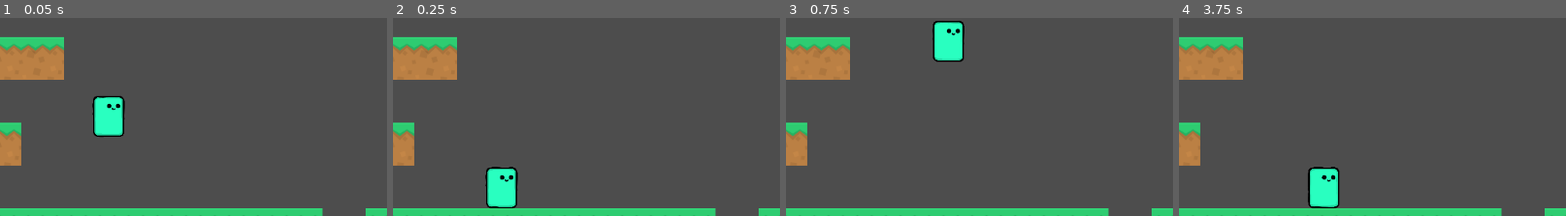
Above: before the commit, frames 1-4 (left to right).
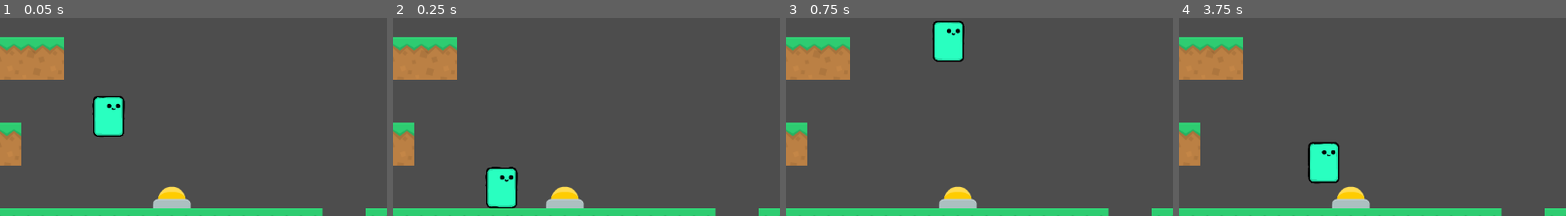
Above: after the commit, the same moments.

Repository: mikanthrop/Projektstudium_Fukurou
Game: Godot game, scene res://assets/scenes/screens/main.tscn
The game is run twice, just before and just after one commit, with the same random seed, the same clock (stepped at 60 frames per second) and the same inputs.
Inputs:
- Up to frame 1 (0.05 s): no input
- Up to frame 2 (0.25 s): no input
- Up to frame 3 (0.75 s): tap Enter at 0.5 s; hold Right (move_right) from 0.53 s (still down); hold Space (jump) from 0.53 s (still down)
- Up to frame 4 (3.75 s): release Space (jump) at 1.28 s; tap Shift (dash) at 1.35 s; tap Space (jump) at 1.52, 1.55, 1.82, 2.3, 2.85, 3.02, 3.32 s; release Right (move_right) at 2.03 s; hold D (hold) 2.03-2.78 s; hold Left (move_left) from 2.03 s (still down); hold Shift (dash) from 3.53 s (still down)
The pictures show only the part of the screen within x 8-58%, y 40-90%; the shares and areas given below are measured in that part.

The runs differ from the first frame. In frame 1, 0.8% of the frame differs, in the area x 39-50%, y 84-97%; in frame 2, 0.8%; in frame 3, 0.8%; in frame 4, 3.0%, in the area x 33-50%, y 62-97%.

Commit message:
Feat: implements bounce shrooms
bounce shrooms only work in vertical direction. currently doesn't reset jump or dash flags.

Diff:
--- /dev/null
+++ b/assets/scenes/prefabs/bounce_shroom.gd
@@ -0,0 +1,43 @@
+extends Area2D
+
+## multiplier for the movement speed of the player.
+## influences jump_height. Default ist 1.5
+@export var movement_multiplier: float = 1.5;
+## jump_direction dictates the direction of the bounce shroom by using a vector2.
+## please only use vector2 (0,-1) or (0,1). Default ist upwards
+@export var jump_direction: Vector2 = Vector2.UP
+
+
+func _on_body_entered(body):
+	## check if body entered is player (via name)
+	if (body.name == "Player"):
+		var player: Player = owner.get_node_or_null(NodePath(body.name))
+
+		if player:
+			## instantiate y coordinate of jump_velocity
+			var jump_velocity: float = calculate_jump_velocity(player)
+
+			## set player upward velocity to the jump_velocity times movement_multiplier
+			player.velocity = jump_direction * jump_velocity * movement_multiplier
+			player.move_and_slide()
+			print("player velocity bounce shroom: ", jump_direction, " * ", jump_velocity, " * ", movement_multiplier, " = ", player.velocity)
+
+
+## calculates jump_velocity based on jump_direction
+func calculate_jump_velocity(player: Player) -> float:
+	## upwards bounce
+	var jump_velocity: float;
+	if jump_direction == Vector2.UP:
+		jump_velocity = ((2.0 * player.JUMP_HEIGHT) / player.JUMP_TIME_TO_PEAK)
+		print("bounce shroom: ", jump_velocity)
+
+	## downwards bounce
+	elif jump_direction == Vector2.DOWN:
+		jump_velocity = ((2.0 * player.JUMP_HEIGHT) / player.JUMP_TIME_TO_PEAK)
+		print("bounce shroom: ", jump_velocity)
+
+	## no implemented jump_direction used
+	else:
+		push_error("jump_direction isn't a valid direction. only supports (0,-1) and (0,1).")
+		jump_velocity = 0
+	return jump_velocity
--- /dev/null
+++ b/assets/scenes/prefabs/bounce_shroom.tscn
@@ -0,0 +1,11 @@
+[gd_scene load_steps=3 format=3 uid="uid://di6xxbgxcv8wm"]
+
+[ext_resource type="Script" path="res://assets/scenes/prefabs/bounce_shroom.gd" id="1_u5hrt"]
+
+[sub_resource type="CircleShape2D" id="CircleShape2D_it6lx"]
+
+[node name="bounce_shroom" type="Area2D"]
+script = ExtResource("1_u5hrt")
+
+[node name="CollisionShape2D" type="CollisionShape2D" parent="."]
+shape = SubResource("CircleShape2D_it6lx")
--- a/assets/scenes/screens/main.tscn
+++ b/assets/scenes/screens/main.tscn
@@ -1,9 +1,10 @@
-[gd_scene load_steps=8 format=3 uid="uid://dcmj68qtvrdqr"]
+[gd_scene load_steps=9 format=3 uid="uid://dcmj68qtvrdqr"]
 
 [ext_resource type="PackedScene" uid="uid://dj1j6ywsgiml0" path="res://assets/scenes/prefabs/player.tscn" id="1_rvx31"]
 [ext_resource type="Texture2D" uid="uid://34dtkv0g1can" path="res://assets/sprites/platformPack_tilesheet.png" id="2_rruyw"]
 [ext_resource type="PackedScene" uid="uid://c5fothc6h3nlb" path="res://assets/scenes/prefabs/player_respawner.tscn" id="3_ep1mn"]
 [ext_resource type="PackedScene" uid="uid://cfvxij5pedplm" path="res://assets/scenes/prefabs/death_zone.tscn" id="4_thcun"]
+[ext_resource type="PackedScene" uid="uid://di6xxbgxcv8wm" path="res://assets/scenes/prefabs/bounce_shroom.tscn" id="5_wf2ux"]
 
 [sub_resource type="PhysicsMaterial" id="PhysicsMaterial_wyeo7"]
 
@@ -324,7 +325,7 @@
 [node name="TileMap" type="TileMap" parent="."]
 tile_set = SubResource("TileSet_8r06m")
 format = 2
-layer_0/tile_data = PackedInt32Array(589824, 1, 0, 589825, 1 …(1216 unchanged characters)… 96609, 0, 131087, 196609, 0, 65551, 1, 0)
+layer_0/tile_data = PackedInt32Array(589824, 1, 0, 589825, 1 …(1216 unchanged characters)… 96609, 0, 131087, 196609, 0, 65551, 1, 0, 524293, 786433, 5)
 
 [node name="PlayerRespawner" parent="." instance=ExtResource("3_ep1mn")]
 position = Vector2(175, 461)
@@ -333,5 +334,19 @@
 position = Vector2(609, 779)
 scale = Vector2(5, 5)
 
+[node name="bounce_shroom" parent="." instance=ExtResource("5_wf2ux")]
+position = Vector2(352, 561)
+
+[node name="bounce_shroom2" parent="." instance=ExtResource("5_wf2ux")]
+position = Vector2(222, 265)
+jump_direction = Vector2(0, 1)
+
+[node name="bounce_shroom3" parent="." instance=ExtResource("5_wf2ux")]
+position = Vector2(138, 482)
+jump_direction = Vector2(1, 0)
+
 [connection signal="body_entered" from="DeathZone" to="PlayerRespawner" method="_on_death_zone_body_entered"]
 [connection signal="body_exited" from="DeathZone" to="PlayerRespawner" method="_on_death_zone_body_exited"]
+[connection signal="body_entered" from="bounce_shroom" to="bounce_shroom" method="_on_body_entered"]
+[connection signal="body_entered" from="bounce_shroom2" to="bounce_shroom2" method="_on_body_entered"]
+[connection signal="body_entered" from="bounce_shroom3" to="bounce_shroom3" method="_on_body_entered"]
